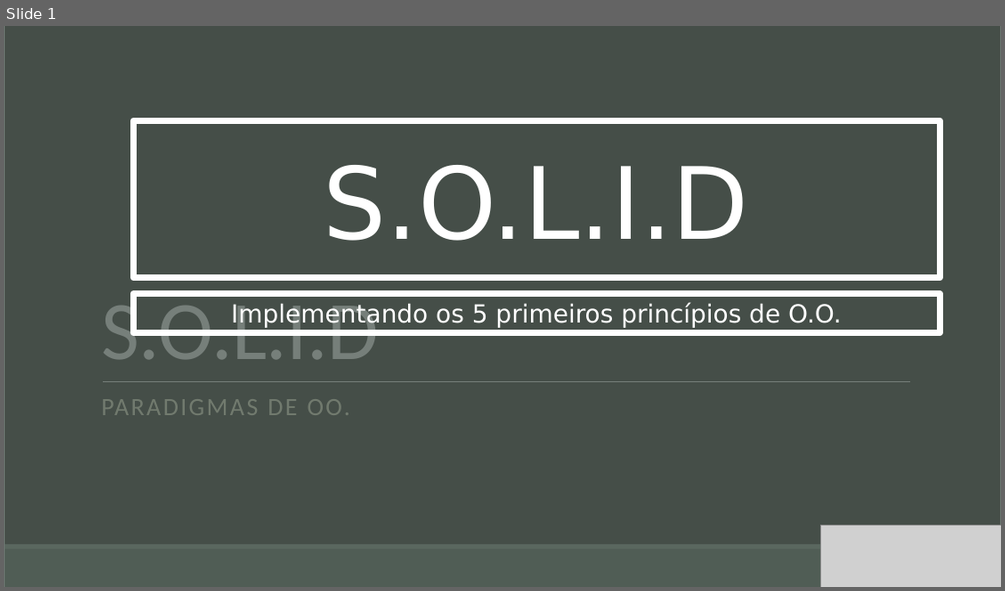
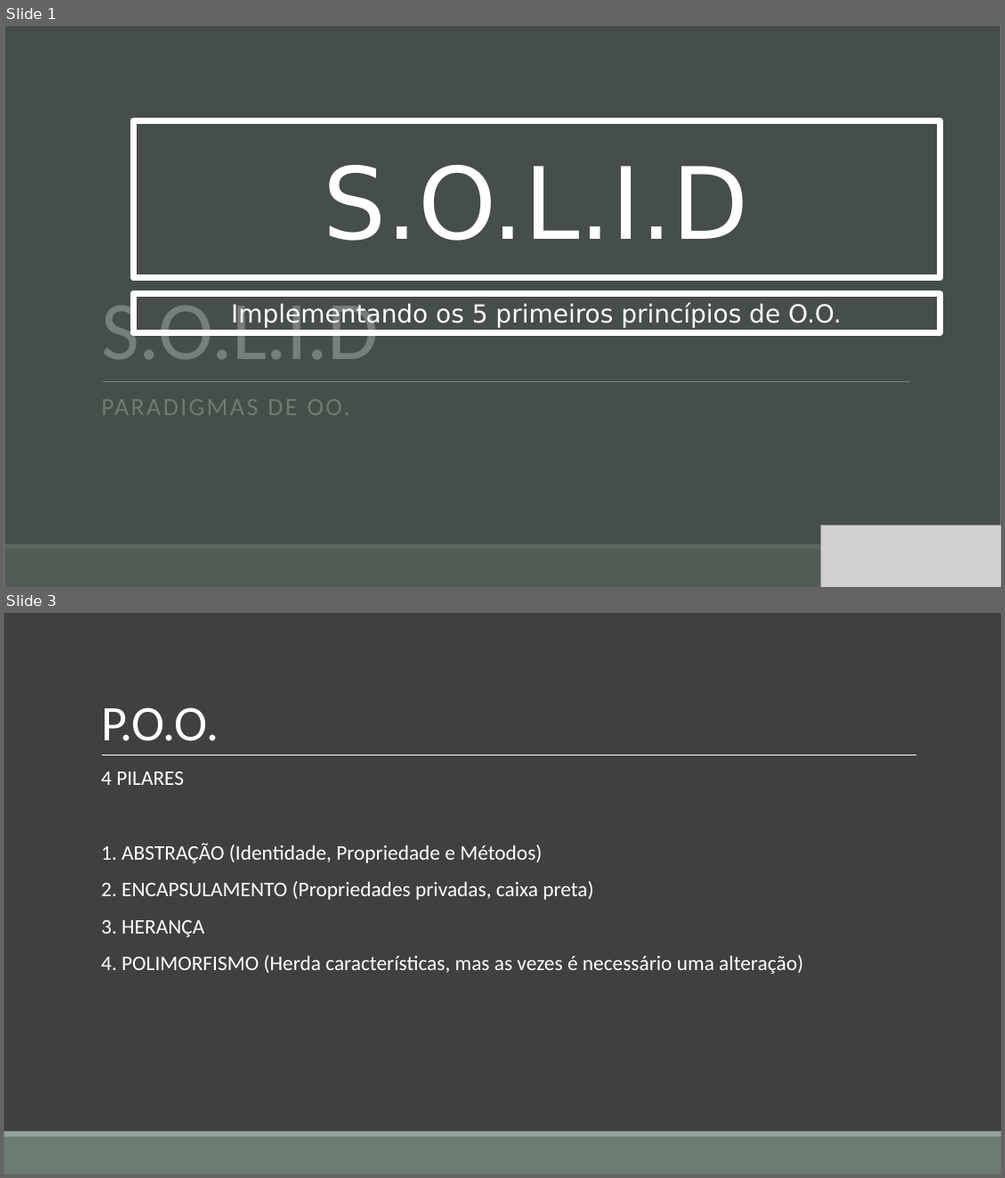
Before and after one commit to gemvane/Palestra-Solid, a slide deck: SOLID.pptx. Shown one above the other, each under a label of ours: slide 1 before the commit, slides 1 and 3 after it; the slides between them are not shown. The pictures are 1005x591 and 1005x1178 pixels, drawn with LibreOffice and Linux fonts; fonts in the diff are those of the drawing; grey boxes stand for pictures; background and template pictures are left out. Boxes give left, top, right and bottom in pixels: in the first picture for what was removed or moved away, otherwise in the second. Text is boxed around its words. In the diff, an @@ line names an element or a change of style, - is before the commit and + after.

```diff
--- a/SOLID.pptx
+++ b/SOLID.pptx
@@ slide 3 added at [4, 613, 1001, 1174], background #404040; not listed: 2 template elements that a slide beside it also shows @@
@@ title added at [101, 707, 218, 741], 48 pt, text #FFFFFF @@
+P.O.O.
@@ text added at [101, 771, 803, 973], 20 pt, text #FFFFFF @@
+  4 PILARES
+  1. ABSTRAÇÃO (Identidade, Propriedade e Métodos)
+  2. ENCAPSULAMENTO (Propriedades privadas, caixa preta)
+  3. HERANÇA
+  4. POLIMORFISMO (Herda características, mas as vezes é necessário uma alteração)
@@ line added from (102, 755) to (917, 755), #FFFFFF 0.5 pt @@
```
Also in this commit, not shown: 15 slides changed, 3 other slides added, 3 slides removed.
